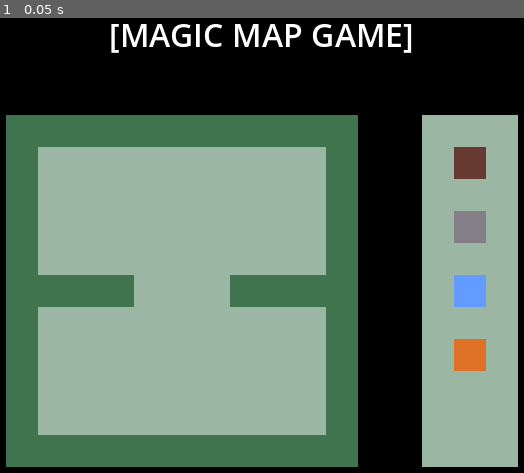
Above: before the commit, frame 1.
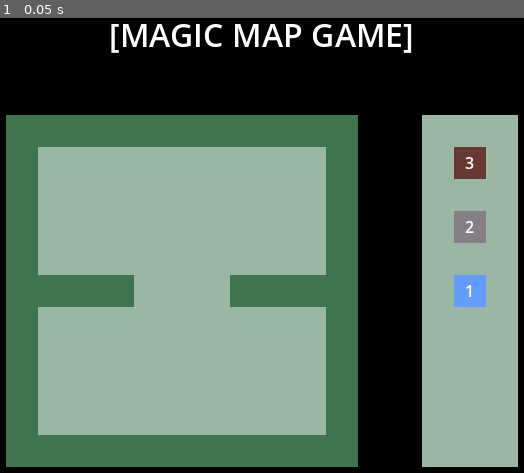
Above: after the commit, the same moment.

Repository: conor-wilson/expeditiongame
Game: Godot game, scene res://scenes/main.tscn
Two runs of this game, one before a commit and one after it. Both use one fixed random seed, a clock stepped at 60 frames per second and the inputs below.
Inputs:
- Up to frame 1 (0.05 s): no input

The runs differ from the first frame. In frame 1, 0.5% of the frame differs, in the area x 86-93%, y 30-78%.

Commit message:
Implemented system for limited resources in inventory

Diff:
--- a/project.godot
+++ b/project.godot
@@ -34,3 +34,7 @@
 "events": [Object(InputEventMouseButton,"resource_local_to_scene":false,"resource_name":"","device":-1,"window_id":0,"a …(253 unchanged characters)…
 ]
 }
+
+[rendering]
+
+textures/canvas_textures/default_texture_filter=0
--- a/scenes/cursor/cursor_manager.gd
+++ b/scenes/cursor/cursor_manager.gd
@@ -6,7 +6,7 @@
 @onready var WATER_BLOCK_CURSOR = preload("res://assets/art/cursors/WaterBlockCursor.png")
 @onready var FIRE_BLOCK_CURSOR = preload("res://assets/art/cursors/FireBlockCursor.png")
 
-@onready var cursor_hotspots = {
+@onready var cursor_hotspots:Dictionary = {
 	EMPTY_CURSOR:       Vector2.ZERO,
 	WOOD_BLOCK_CURSOR:  Vector2.ZERO,
 	STONE_BLOCK_CURSOR: Vector2.ZERO,
@@ -16,7 +16,7 @@
 
 var current_cursor:Resource
 
-@onready var block_cursors = {
+@onready var block_cursors:Dictionary = {
 	Global.Block.EMPTY: EMPTY_CURSOR,
 	Global.Block.WOOD:  WOOD_BLOCK_CURSOR,
 	Global.Block.STONE: STONE_BLOCK_CURSOR,
--- a/scenes/game.gd
+++ b/scenes/game.gd
@@ -1 +1,10 @@
 extends Node2D
+
+
+func _ready() -> void:
+	InventoryManager.connect("inventory_updated", _on_inventory_updated)
+
+	$Levels/Level1.load()
+
+func _on_inventory_updated():
+	$Inventory.load_inventory()
--- a/scenes/game.tscn
+++ b/scenes/game.tscn
@@ -33,6 +33,7 @@
 [node name="Level1" parent="Levels" node_paths=PackedStringArray("block_tiles") instance=ExtResource("4_lbhrr")]
 position = Vector2(64, 160)
 block_tiles = NodePath("Blocks")
+inventory = Array[int]([1, 1, 1, 2, 2, 3])
 
 [node name="Blocks" type="TileMapLayer" parent="Levels/Level1"]
 show_behind_parent = true
--- a/scenes/inventory/inventory.gd
+++ b/scenes/inventory/inventory.gd
@@ -1,7 +1,15 @@
 extends Node2D
 
 
-# TODO: A func that sets up the inventory from a dict. Should make use of InventoryManager.
+func load_inventory():
+	var inventory:Dictionary = InventoryManager.get_inventory()
+
+	# TODO: Make it so that the inventory slots aren't necessarily the same block every time
+
+	$Slots/Slot0.set_contents(Global.Block.WOOD,  inventory[Global.Block.WOOD])
+	$Slots/Slot1.set_contents(Global.Block.STONE, inventory[Global.Block.STONE])
+	$Slots/Slot2.set_contents(Global.Block.WATER, inventory[Global.Block.WATER])
+	$Slots/Slot3.set_contents(Global.Block.FIRE,  inventory[Global.Block.FIRE])
 
 func _on_slot_selected() -> void:
 	for slot in $Slots.get_children():
--- a/scenes/inventory/inventory.tscn
+++ b/scenes/inventory/inventory.tscn
@@ -13,27 +13,27 @@
 
 [node name="Slots" type="Node2D" parent="."]
 
-[node name="Slot1" parent="Slots" instance=ExtResource("2_4axmw")]
+[node name="Slot0" parent="Slots" instance=ExtResource("2_4axmw")]
 position = Vector2(48, 48)
 block = 1
 
-[node name="Slot2" parent="Slots" instance=ExtResource("2_4axmw")]
+[node name="Slot1" parent="Slots" instance=ExtResource("2_4axmw")]
 position = Vector2(48, 112)
 block = 2
 
-[node name="Slot3" parent="Slots" instance=ExtResource("2_4axmw")]
+[node name="Slot2" parent="Slots" instance=ExtResource("2_4axmw")]
 position = Vector2(48, 176)
 block = 3
 
-[node name="Slot4" parent="Slots" instance=ExtResource("2_4axmw")]
+[node name="Slot3" parent="Slots" instance=ExtResource("2_4axmw")]
 position = Vector2(48, 240)
 block = 4
 
-[node name="Slot5" parent="Slots" instance=ExtResource("2_4axmw")]
+[node name="Slot4" parent="Slots" instance=ExtResource("2_4axmw")]
 position = Vector2(48, 304)
 
+[connection signal="selected" from="Slots/Slot0" to="." method="_on_slot_selected"]
 [connection signal="selected" from="Slots/Slot1" to="." method="_on_slot_selected"]
 [connection signal="selected" from="Slots/Slot2" to="." method="_on_slot_selected"]
 [connection signal="selected" from="Slots/Slot3" to="." method="_on_slot_selected"]
 [connection signal="selected" from="Slots/Slot4" to="." method="_on_slot_selected"]
-[connection signal="selected" from="Slots/Slot5" to="." method="_on_slot_selected"]
--- a/scenes/inventory/inventory_manager.gd
+++ b/scenes/inventory/inventory_manager.gd
@@ -1,10 +1,45 @@
 extends Node
 
-var inventory = {}
+signal inventory_updated
+
+var inventory:Dictionary = {
+	Global.Block.WOOD: 0,
+	Global.Block.STONE: 0,
+	Global.Block.WATER: 0,
+	Global.Block.FIRE: 0,
+}
 var selected_block:Global.Block = Global.Block.EMPTY
 
-func set_inventory(new_inventory):
-	inventory = new_inventory
+func subtract_from_selected_block():
+	inventory[selected_block] -= 1
+
+	if inventory[selected_block] <= 0:
+		set_selected_block(Global.Block.EMPTY)
+		CursorManager.set_mouse_block_cursor(Global.Block.EMPTY)
+
+	inventory_updated.emit()
+
+# Inventory Getters and Setters
+
+func set_inventory(new_inventory:Array[Global.Block]):
+
+	inventory = {
+		Global.Block.WOOD: 0,
+		Global.Block.STONE: 0,
+		Global.Block.WATER: 0,
+		Global.Block.FIRE: 0,
+	}
+
+	for block in new_inventory:
+		if block != Global.Block.EMPTY:
+			inventory[block] += 1
+
+	inventory_updated.emit()
+
+func get_inventory() -> Dictionary:
+	return inventory
+
+# Selected Block Getters and Setters
 
 func set_selected_block(new_block:Global.Block):
 	selected_block = new_block
--- a/scenes/inventory/inventory_slot.gd
+++ b/scenes/inventory/inventory_slot.gd
@@ -4,7 +4,7 @@
 
 # The block that this slot contains
 @export var block:Global.Block = Global.Block.EMPTY
-@export var amount:int = 1
+#@export var amount:int = 1
 
 @onready var block_sprites = {
 	Global.Block.WOOD:  $Sprites/WoodSprite,
@@ -16,24 +16,34 @@
 func _ready() -> void:
 	_set_sprite()
 
-func set_contents(new_block:Global.Block, new_amount:int):
+func set_contents(new_block:Global.Block, amount:int):
 
 	# Set the new contents
 	block = new_block
-	amount = new_amount
 
-	# Set the sprite behaviour
+	# Setup the visual behaviour
+	show()
 	_set_sprite()
+	_set_count(amount)
+
 
 func _set_sprite():
 
-	if block == Global.Block.EMPTY || amount == 0:
-		$Sprites.hide()
+	if block == Global.Block.EMPTY:
+		hide()
 		return
 
 	for sprite in $Sprites.get_children():
 		sprite.hide()
 	block_sprites[block].show()
+
+func _set_count(amount:int):
+
+	if !amount:
+		hide()
+		return
+
+	$Count.text = String.num_int64(amount)
 
 # TODO: Maybe distinguish between the look of a hovered block vs a selected
 # block by adding distinct functionality to the below functions.
--- a/scenes/inventory/inventory_slot.tscn
+++ b/scenes/inventory/inventory_slot.tscn
@@ -49,6 +49,8 @@
 [sub_resource type="RectangleShape2D" id="RectangleShape2D_c00wg"]
 size = Vector2(32, 32)
 
+[sub_resource type="LabelSettings" id="LabelSettings_c7w7p"]
+
 [node name="InventorySlot" type="Area2D"]
 script = ExtResource("1_c7w7p")
 
@@ -74,6 +76,16 @@
 [node name="CollisionShape2D" type="CollisionShape2D" parent="."]
 shape = SubResource("RectangleShape2D_c00wg")
 
+[node name="Count" type="Label" parent="."]
+offset_left = -16.0
+offset_top = -16.0
+offset_right = 16.0
+offset_bottom = 16.0
+text = "1"
+label_settings = SubResource("LabelSettings_c7w7p")
+horizontal_alignment = 1
+vertical_alignment = 1
+
 [connection signal="input_event" from="." to="." method="_on_input_event"]
 [connection signal="mouse_entered" from="." to="." method="_on_mouse_entered"]
 [connection signal="mouse_exited" from="." to="." method="_on_mouse_exited"]
--- a/scenes/levels/level.gd
+++ b/scenes/levels/level.gd
@@ -6,8 +6,9 @@
 var hovered_tile_coords:Vector2 = Vector2i(0,0)
 
 @export var block_tiles:TileMapLayer
+@export var inventory:Array[Global.Block]
 
-var block_tilemap_coords = {
+var block_tilemap_coords:Dictionary = {
 	Global.Block.EMPTY: Vector2i(-1,-1),
 	Global.Block.WOOD:  Vector2(0,1),
 	Global.Block.STONE: Vector2(1,1),
@@ -22,6 +23,10 @@
 				tile.connect("pressed", _on_tile_pressed)
 				tile.connect("hovered", _on_tile_hovered)
 
+func load():
+	# TODO: Reset tiles
+	InventoryManager.set_inventory(inventory)
+
 func _on_tile_pressed() -> void:
 
 	if block_tiles == null:
@@ -30,7 +35,11 @@
 	if _block_can_be_placed_on_cell(hovered_tile_coords):
 
 		# TODO: Check if block has hilighted sprite
-		block_tiles.set_cell(hovered_tile_coords, 0, block_tilemap_coords[InventoryManager.get_selected_block()])
+		place_block(hovered_tile_coords)
+
+func place_block(coords:Vector2i):
+	block_tiles.set_cell(coords, 0, block_tilemap_coords[InventoryManager.get_selected_block()])
+	InventoryManager.subtract_from_selected_block()
 
 func _on_tile_hovered(button:TileButton):
 
Not shown: 1 places in scenes/inventory/inventory_slot.tscn that only renumber resources
